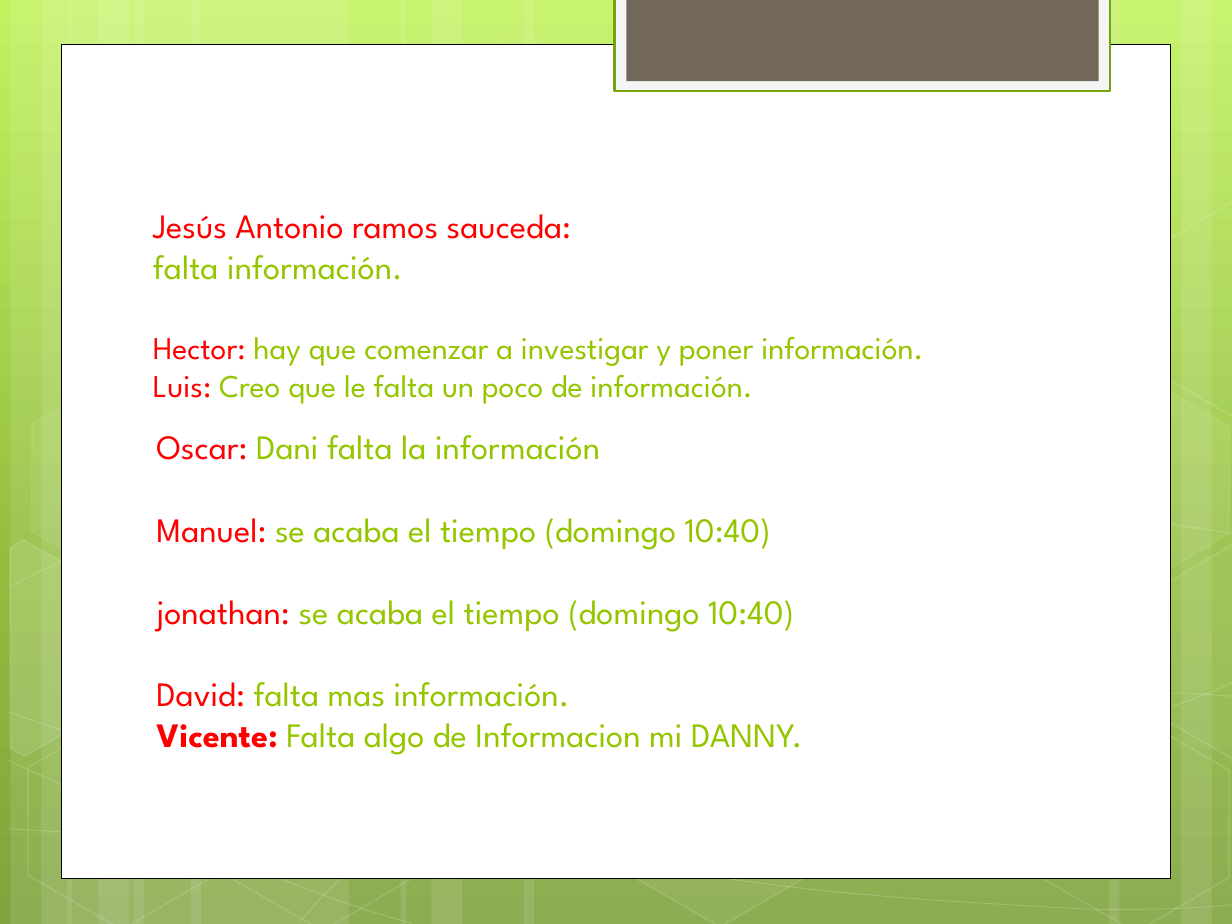
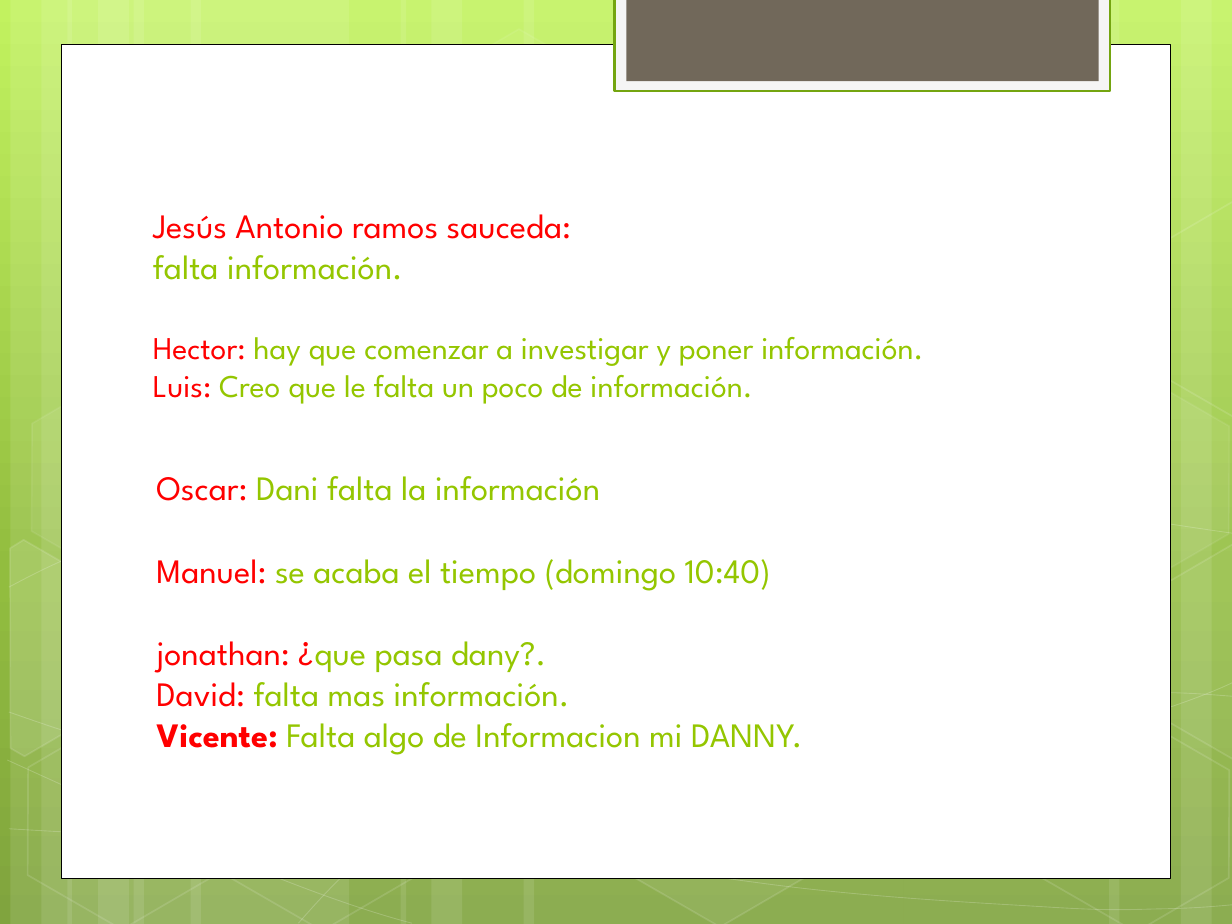
Before and after one commit to lc850/auditoria, a slide deck: slide 2 of La auditoria en informática y su entorno.pptx. Drawn at 1232x924 pixels with LibreOffice and Linux fonts; fonts in the diff are those of the drawing. Boxes give left, top, right and bottom in pixels: in the first picture for what was removed or moved away, otherwise in the second. Text is boxed around its words. In the diff, an @@ line names an element or a change of style, - is before the commit and + after.

Commit message:
qñj

```diff
--- a/La auditoria en informática y su entorno.pptx
+++ b/La auditoria en informática y su entorno.pptx
@@ text at (156, 641, 546, 673): text changed @@
-jonathan: se acaba el tiempo (domingo 10:40)
+jonathan: ¿que pasa dany?.
```
